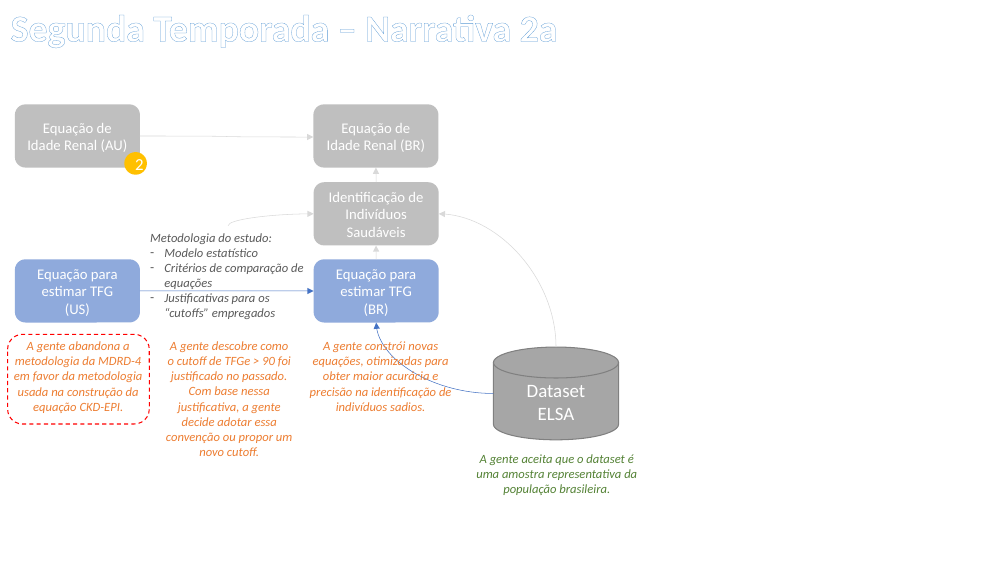
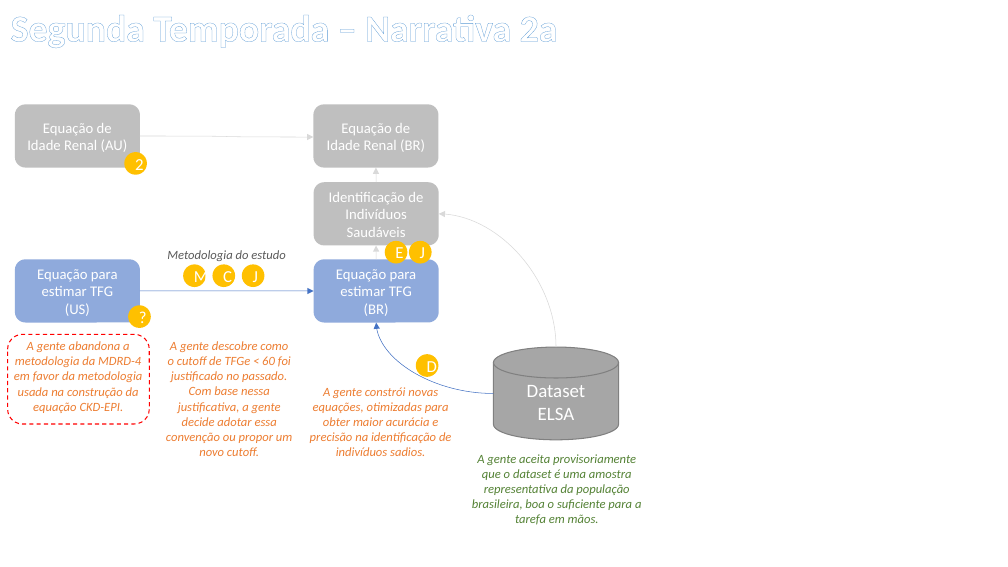
Before and after one commit to andreplima/collabSergio, a slide deck: slide 9 of support/Proposta de Trabalho.pptx (slide 8 before the commit). Drawn at 1008x567 pixels with LibreOffice and Linux fonts; fonts in the diff are those of the drawing. Boxes give left, top, right and bottom in pixels: in the first picture for what was removed or moved away, otherwise in the second. Text is boxed around its words. In the diff, an @@ line names an element or a change of style, - is before the commit and + after.

```diff
--- a/support/Proposta de Trabalho.pptx
+++ b/support/Proposta de Trabalho.pptx
@@ curved arrow removed from (228, 226) to (314, 214) @@
@@ text at box(167, 250, 285, 261): text changed @@
-Metodologia do estudo:
-– Modelo estatístico
-– Critérios de comparação de equações
-– Justificativas para os “cutoffs” empregados
+Metodologia do estudo
@@ ellipse added at box(183, 265, 206, 287), fill #FFC000, 16 pt, text #FFFFFF @@
+M
@@ ellipse added at box(212, 265, 235, 287), fill #FFC000, 16 pt, text #FFFFFF @@
+C
@@ ellipse added at box(242, 265, 265, 287), fill #FFC000, 16 pt, text #FFFFFF @@
+J
@@ ellipse added at box(385, 241, 408, 264), fill #FFC000, 16 pt, text #FFFFFF @@
+E
@@ ellipse added at box(409, 241, 432, 264), fill #FFC000, 16 pt, text #FFFFFF @@
+J
@@ ellipse added at box(129, 306, 151, 328), fill #FFC000, 16 pt, text #FFFFFF @@
+?
@@ text at box(166, 341, 292, 456): text changed @@
-A gente descobre como o cutoff de TFGe > 90 foi justificado no passado. Com base nessa justificativa, a gente decide adotar essa convenção ou propor um novo cutoff.
+A gente descobre como o cutoff de TFGe < 60 foi justificado no passado. Com base nessa justificativa, a gente decide adotar essa convenção ou propor um novo cutoff.
@@ ellipse added at box(416, 354, 439, 377), fill #FFC000, 16 pt, text #FFFFFF @@
+D
@@ text "A gente constrói novas equações, ...": place and size @@
-text "A gente constrói novas equações, ..." at box(310, 340, 451, 411)
+text "A gente constrói novas equações, ..." at box(310, 387, 451, 456)
@@ text at box(472, 454, 641, 525): text changed @@
-A gente aceita que o dataset é uma amostra representativa da população brasileira.
+A gente aceita provisoriamente que o dataset é uma amostra representativa da população brasileira, boa o suficiente para a tarefa em mãos.
```
Also in this commit, not shown: 10 other slides changed, 2 slides added, 1 slide removed, 4 other files.
